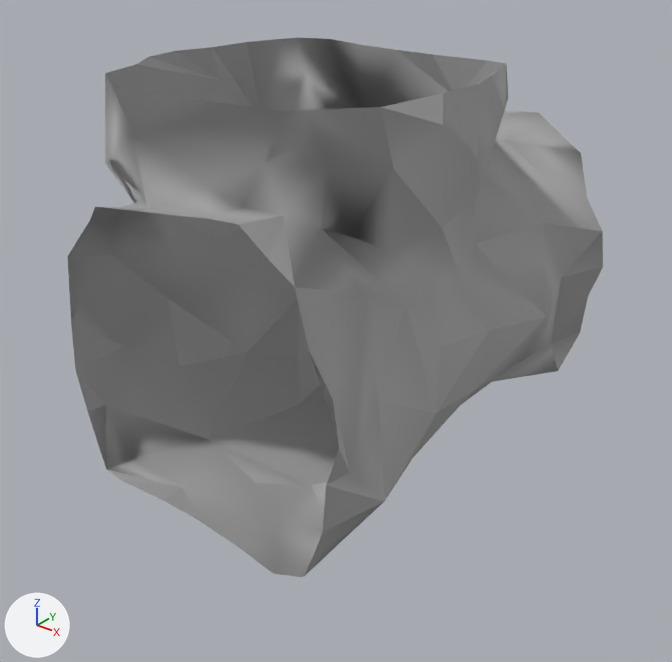
The glTF model Rogue-Robots/Assets/Models/ModularBlocks/TVertical1Connector.gltf: old version first, new version second.
The view is the same before and after, from a 50 mm camera at (5.87, -7.46, 6.66) aimed at (0.14, -0.29, 2.21). Arrows for +X, +Y and +Z are at lower left; the lights stay in place. Vertices at the same position are counted once.

Objects in the first picture: 'TVertical1Connector'.
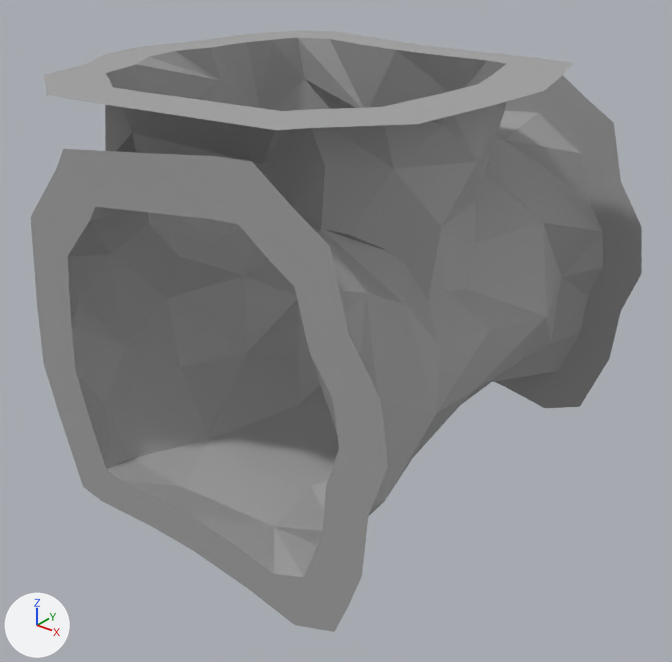
Location of each change, [x1, y1, x2, y2] in pixels of the pictures (672 x 662 px):
'TVertical1Connector', reshaped (14% wider, 11% taller): before [68, 37, 603, 577]; after [30, 30, 642, 632]
part 1 of me_scene_053, added: after [494, 75, 642, 408]
part 2 of me_scene_053, added: after [30, 30, 573, 632]

Diff of the bpy script that builds the scene:
```diff
--- a/Rogue-Robots/Assets/Models/ModularBlocks/TVertical1Connector.gltf.py
+++ b/Rogue-Robots/Assets/Models/ModularBlocks/TVertical1Connector.gltf.py
@@ me_scene_053 @@
 # used by ob_tvertical1connector; location = (0.0, 0.0, 0.0)
-me_scene_053.from_pydata(...)  # 170 vertices, 272 faces; spans x -1.93..1.94, y -2.5..2.5, z 0.73..5.0
+me_scene_053.from_pydata(...)  # 240 vertices, 412 faces; spans x -2.43..2.42, y -2.71..2.5, z 0.38..5.0
+# me_scene_053 part 1
+# 22 vertices are added at x -2.06..2.41, y 2.5, z 0.42..4.73
+# 44 new faces join them, mat_pp_standard_material_018 (picture img_pp_color_palette)
+# me_scene_053 part 2
+# 48 vertices are added at x -2.43..2.42, y -2.71..1.72, z 0.38..5.0
+# 96 new faces join them, mat_pp_standard_material_020 (picture img_pp_color_palette)
+# me_scene_053 part 3: the surface is now shaded flat
 me_scene_053.materials.append(mat_pp_standard_material_018)
```
